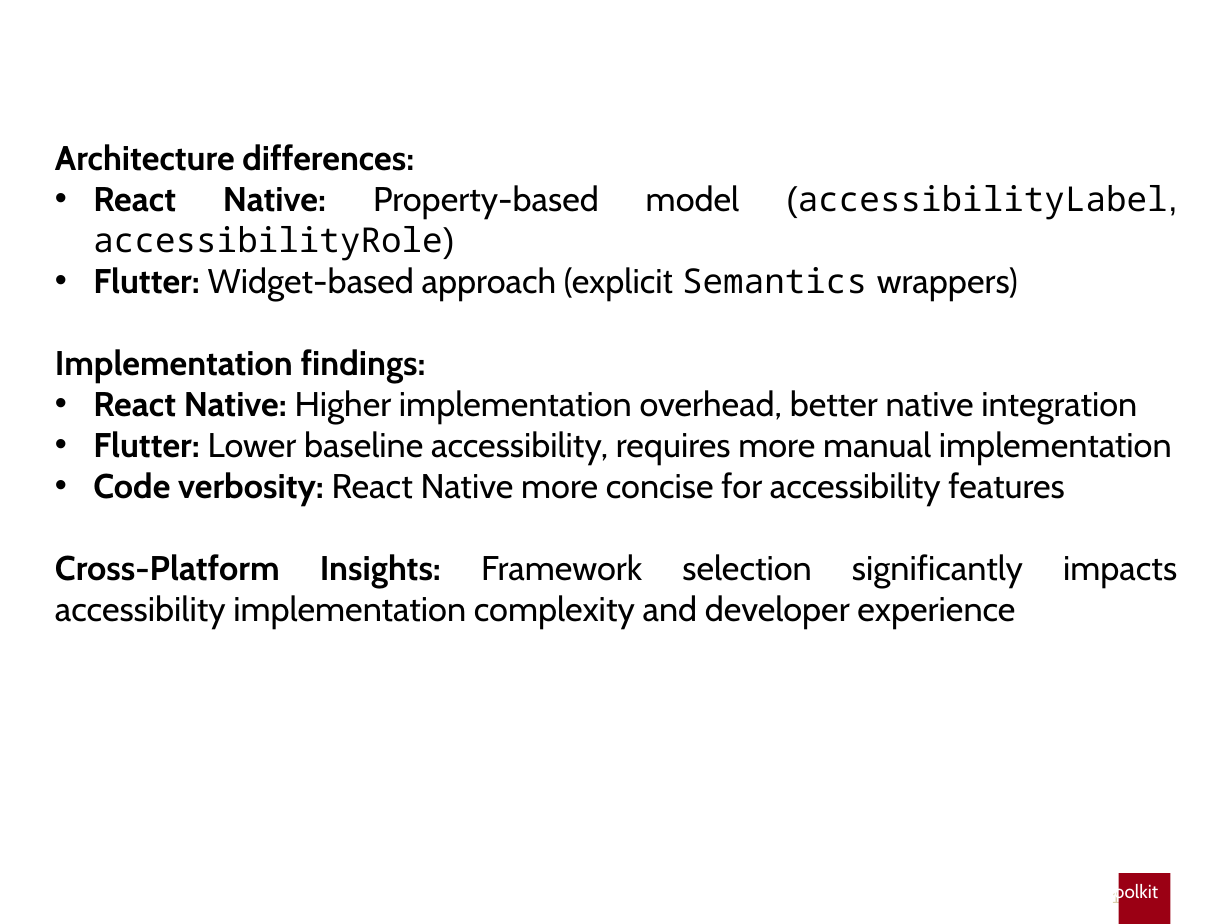
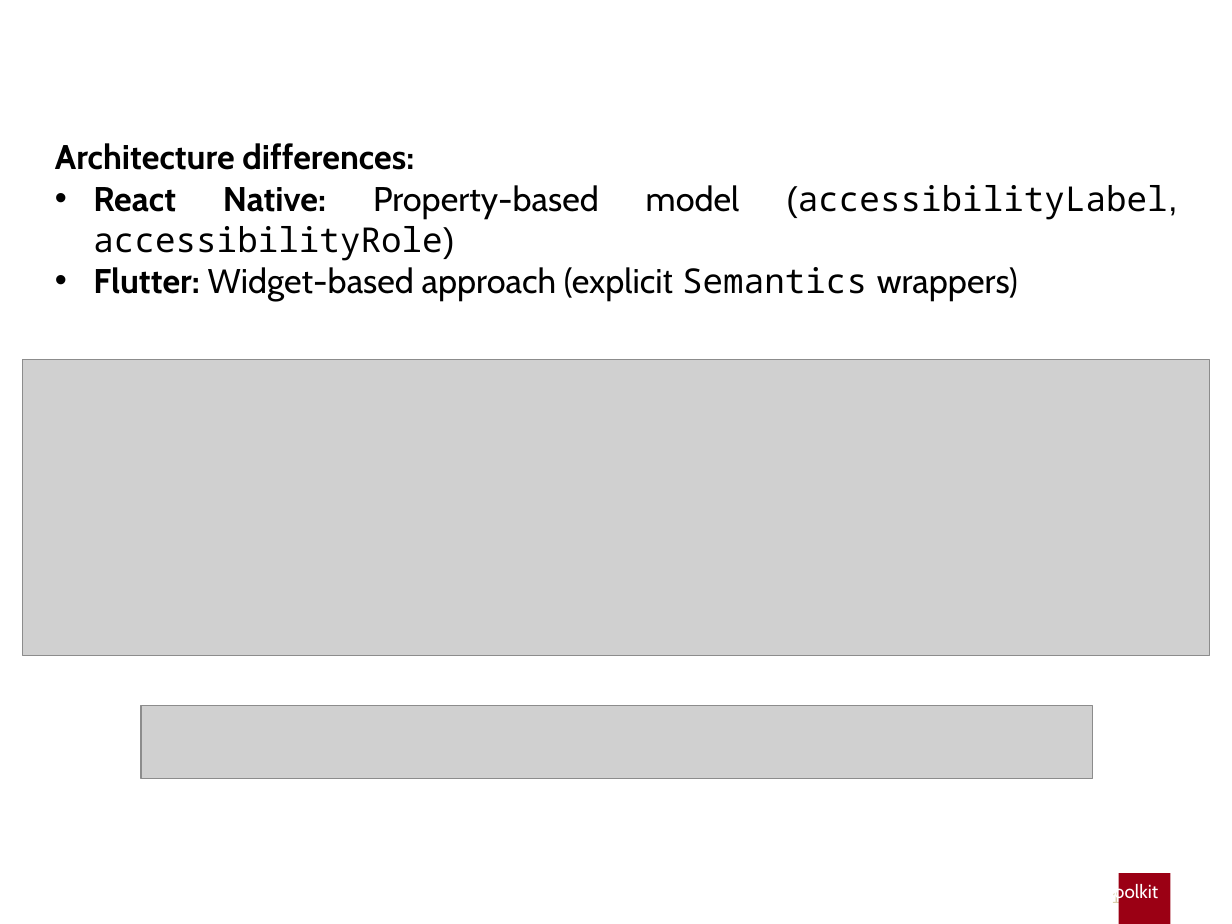
Before and after one commit to gabrielrovesti/Master-Thesis-UniPD, a slide deck: slide 13 of Thesis Presentation/Presentation Gabriel Rovesti.pptx (slide 14 before the commit). Drawn at 1232x924 pixels with LibreOffice and Linux fonts; fonts in the diff are those of the drawing; grey boxes stand for pictures; background and template pictures are left out. Boxes give left, top, right and bottom in pixels: in the first picture for what was removed or moved away, otherwise in the second. Text is boxed around its words. In the diff, an @@ line names an element or a change of style, - is before the commit and + after.

```diff
--- a/Thesis Presentation/Presentation Gabriel Rovesti.pptx
+++ b/Thesis Presentation/Presentation Gabriel Rovesti.pptx
@@ text at (55, 349, 1172, 630): paragraphs removed @@
-Implementation findings:
-• React Native: Higher implementation overhead, better native integration
-• Flutter: Lower baseline accessibility, requires more manual implementation
-• Code verbosity: React Native more concise for accessibility features
-Cross-Platform Insights: Framework selection significantly impacts accessibility implementation complexity and developer experience
@@ picture added at (22, 360, 1210, 655) @@
@@ picture added at (140, 706, 1093, 779) @@
```
Also in this commit, not shown: 7 other slides changed, 1 slide removed, 6 other files.
